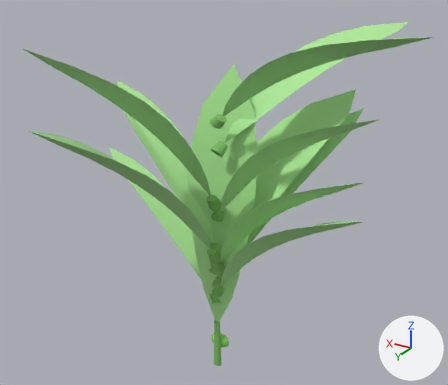
What one commit did to the glTF model web-forest/public/model/species/asplenium-nidus.glb.
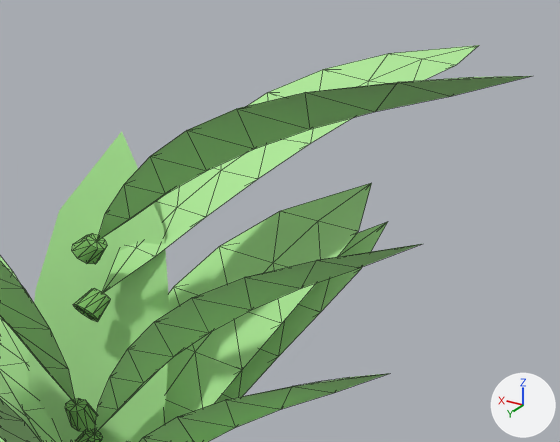
The first picture shows the older version from a 50 mm lens placed at (-0.581, 0.982, 0.904), pointed at (0.011, -0.005, 0.411). The close-ups show the older and then the newer version on the part from 39% to 100% of the width and 0% to 56% of the height of that picture. Only the edits that show in the close-ups are written down. Every picture has the same lights, and +X, +Y and +Z are marked at lower right. The close-ups show mesh edges as thin lines. Where no turn or scale is listed for an object, it has been applied to the vertices. Vertices at exactly the same position are counted once.

Objects in the first close-up: 'frond0', 'p10', 'p11', 'p12', 'p3', 'p4', 'p5', 'p6', 'p7', 'p8', 'p9'.
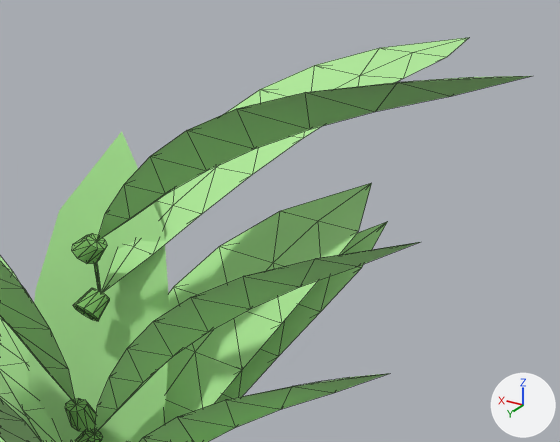
Where the newer file only moved an object's origin or applied its transform, the numbers keep the older frame.

Where the change shows, as pixel boxes (x1, y1, x2, y2) in the close-ups (560 x 442 px):
'p12', reshaped (14% taller): before (72, 76, 531, 264); after (72, 76, 531, 291)
'p11', turned: before (73, 45, 479, 322); after (73, 37, 470, 321)
'p9', turned: before (75, 244, 421, 442); after (75, 242, 419, 442)
part 1 of me_mesh_12, added: after (94, 264, 101, 291)

The change in detail:
me_mesh_12 is used by ob_p12; location (0.0139, 0.0192, 0.56).
me_mesh_12 had 49 vertices, 92 faces and spanned x -0.409..0.013, y -0.009..0.13, z -0.008..0.213.
me_mesh_12 now has 74 vertices, 136 faces and spans x -0.409..0.013, y -0.009..0.13, z -0.037..0.213.
me_mesh_12 part 1: 11 vertices added at x -0.013..-0.01, y -0.007..0.003, z -0.037..-0.008.
Other edits to the shape of me_mesh_12 do not show in these pictures.
Object 'p9' (ob_p9) turns from (0, -0.2, 0) to (0, 0, 0) degrees about x, y and z.
Object 'p11' (ob_p11) turns from (0, -1.9, 0) to (0, 0, 0) degrees about x, y and z.
